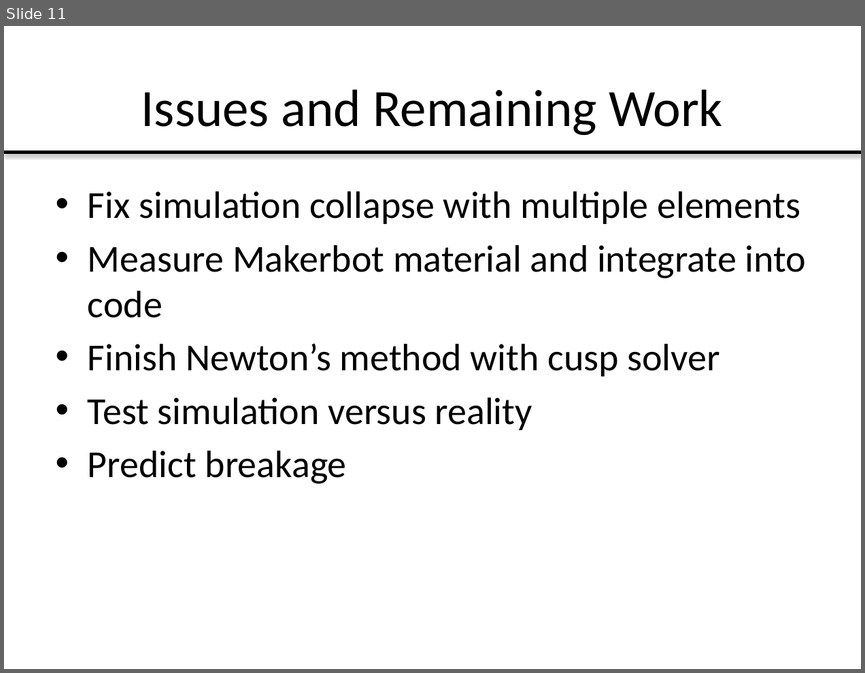
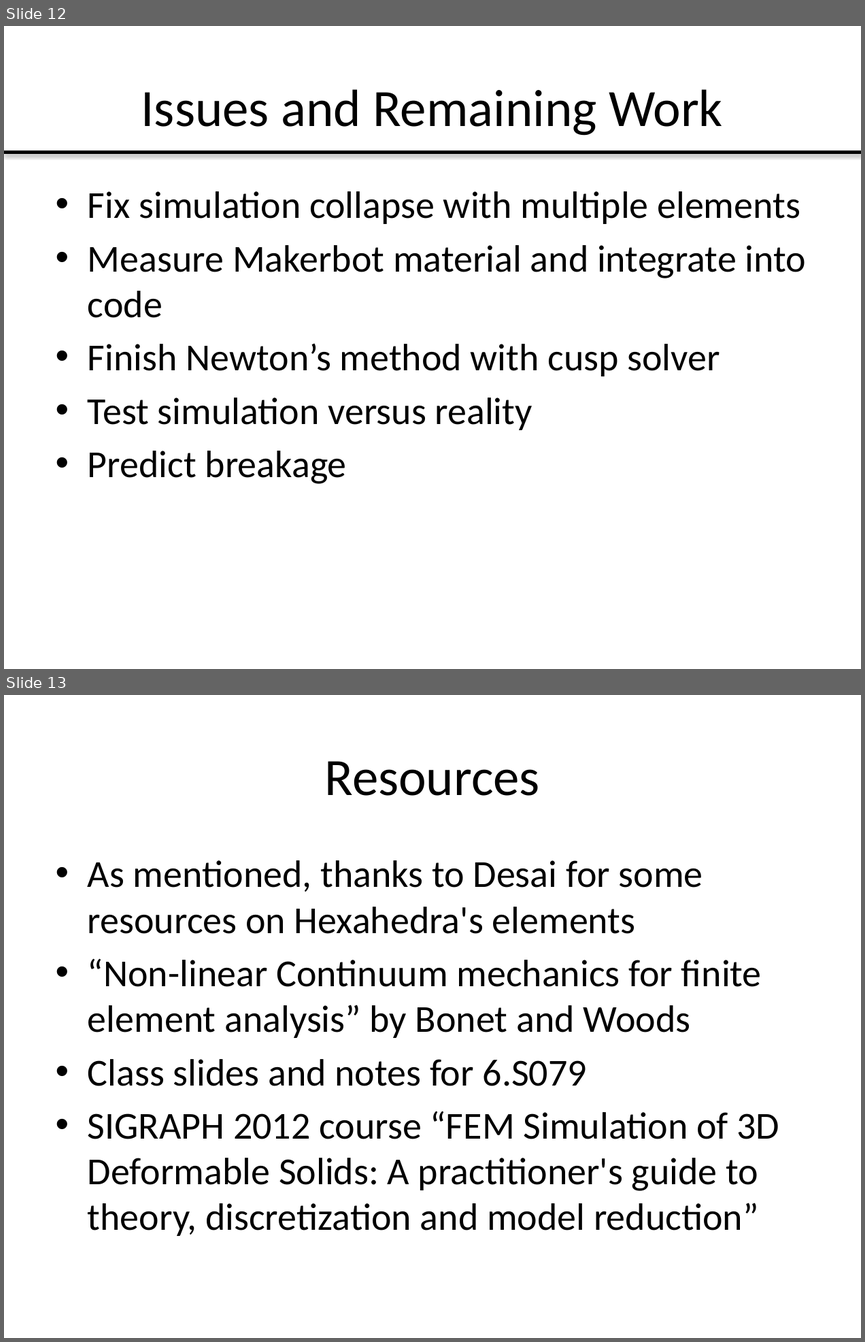
Before and after one commit to arjunnar/MakerbotFEMSim, a slide deck: Midpoint Presentation/6.S079MidpointPresentation.pptx. Shown one above the other, each under a label of ours: slide 11 before the commit, slides 12 and 13 after it. The pictures are 865x673 and 865x1342 pixels, drawn with LibreOffice and Linux fonts; fonts in the diff are those of the drawing. Boxes give left, top, right and bottom in pixels: in the first picture for what was removed or moved away, otherwise in the second. Text is boxed around its words. In the diff, an @@ line names an element or a change of style, - is before the commit and + after.

```diff
--- a/Midpoint Presentation/6.S079MidpointPresentation.pptx
+++ b/Midpoint Presentation/6.S079MidpointPresentation.pptx
@@ slide 13 added at box(4, 695, 861, 1338), background #FFFFFF @@
@@ title added at box(325, 761, 540, 796), 44 pt, text #000000 @@
+Resources
@@ text added at box(88, 860, 780, 1236), 32 pt, text #000000 @@
+• As mentioned, thanks to Desai for some resources on Hexahedra's elements
+• “Non-linear Continuum mechanics for finite element analysis” by Bonet and Woods
+• Class slides and notes for 6.S079
+• SIGRAPH 2012 course “FEM Simulation of 3D Deformable Solids: A practitioner's guide to theory, discretization and model reduction”
@@ what was slide 11 is now slide 12 @@
```
Also in this commit, not shown: 1 slide changed, 1 other slide added, 2 other files.
